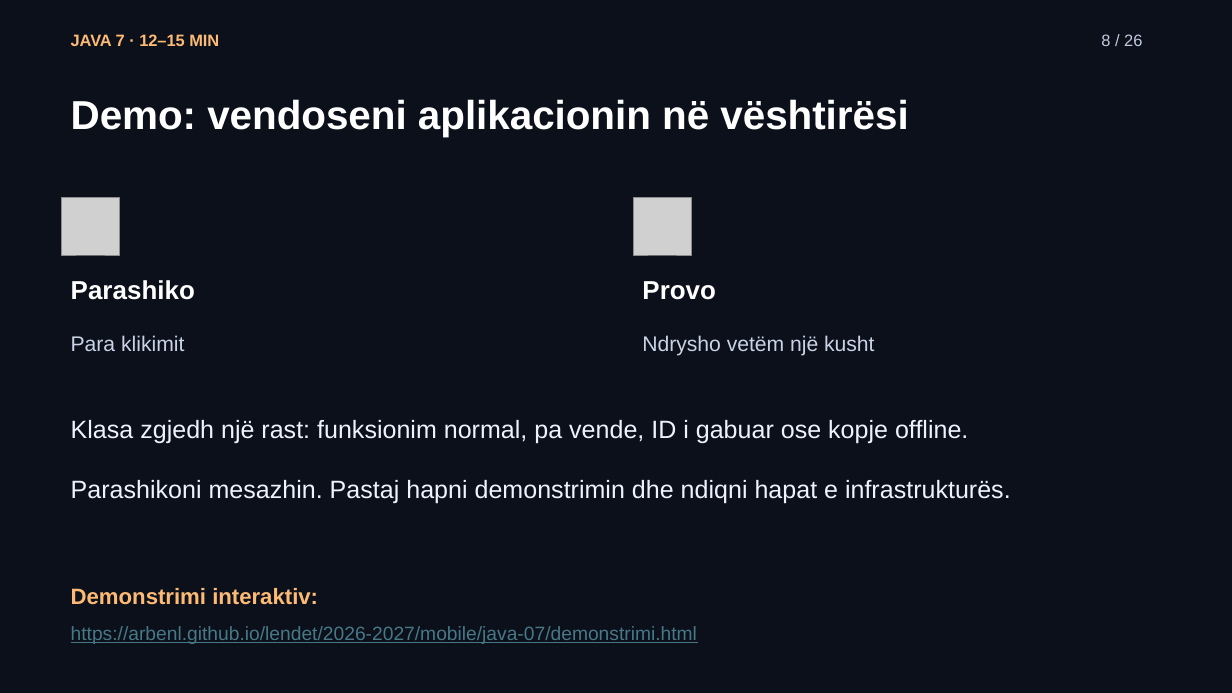
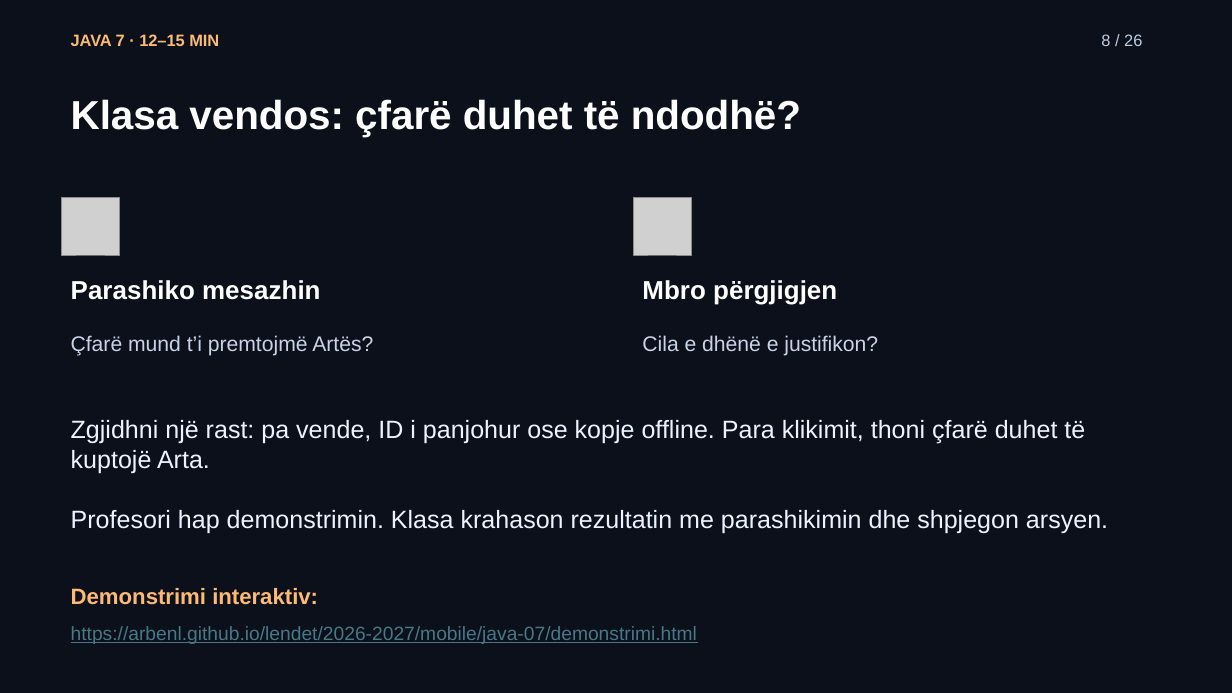
Before and after one commit to arbenl/arbenl.github.io, a slide deck: slide 8 of lendet/2026-2027/mobile/lectures/ligjerata-07-kontrolli-mvp-rideshare-2026.pptx. Drawn at 1232x693 pixels with LibreOffice and Linux fonts; fonts in the diff are those of the drawing; grey boxes stand for pictures. Boxes give left, top, right and bottom in pixels: in the first picture for what was removed or moved away, otherwise in the second. Text is boxed around its words. In the diff, an @@ line names an element or a change of style, - is before the commit and + after.

```diff
--- a/lendet/2026-2027/mobile/lectures/ligjerata-07-kontrolli-mvp-rideshare-2026.pptx
+++ b/lendet/2026-2027/mobile/lectures/ligjerata-07-kontrolli-mvp-rideshare-2026.pptx
@@ text at [71,99,801,137]: text changed @@
-Demo: vendoseni aplikacionin në vështirësi
+Klasa vendos: çfarë duhet të ndodhë?
@@ text at [71,280,320,300]: text changed @@
-Parashiko
+Parashiko mesazhin
@@ text at [642,280,837,305]: text changed @@
-Provo
+Mbro përgjigjen
@@ text at [71,335,373,356]: text changed @@
-Para klikimit
+Çfarë mund t’i premtojmë Artës?
@@ text at [642,335,878,356]: text changed @@
-Ndrysho vetëm një kusht
+Cila e dhënë e justifikon?
@@ text at [71,420,1108,534]: text changed @@
-Klasa zgjedh një rast: funksionim normal, pa vende, ID i gabuar ose kopje offline.
-Parashikoni mesazhin. Pastaj hapni demonstrimin dhe ndiqni hapat e infrastrukturës.
+Zgjidhni një rast: pa vende, ID i panjohur ose kopje offline. Para klikimit, thoni çfarë duhet të kuptojë Arta.
+Profesori hap demonstrimin. Klasa krahason rezultatin me parashikimin dhe shpjegon arsyen.
```
Also in this commit, not shown: 7 other slides changed, 5 slides added, 5 slides removed, 9 other files.
